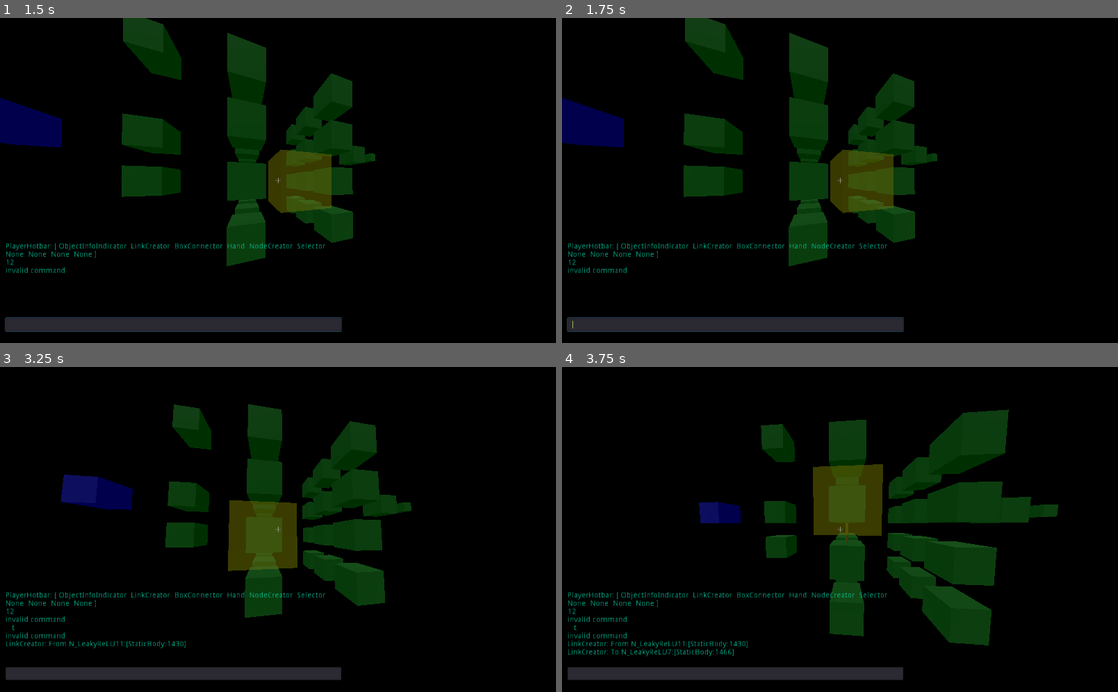
Above: before the commit, frames 1-4 (two rows, left to right).
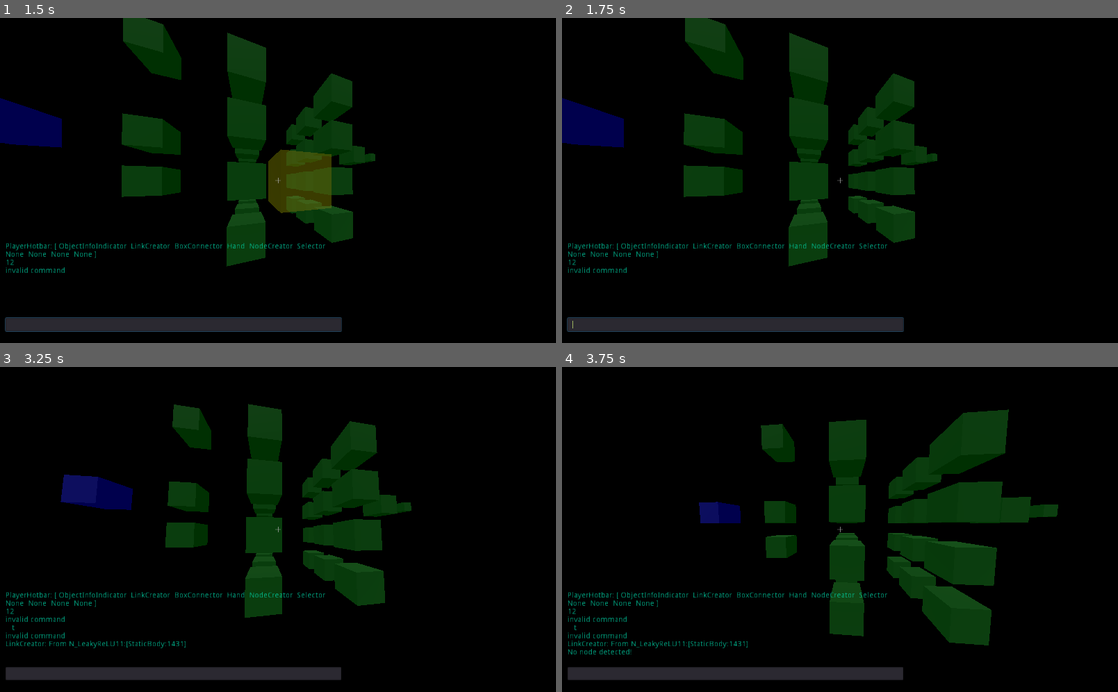
Above: after the commit, the same moments.

Repository: cozyBrain/NeuralNetworkBuilder
Game: Godot game, scene res://Session.tscn
The game is run twice, just before and just after one commit, with the same random seed, the same clock (stepped at 60 frames per second) and the same inputs.
Inputs (mouse positions are in pixels of both pictures, inside the frame that each line leads up to):
- Up to frame 1 (1.5 s): click (172, 323) at 0.52 s; type "12" at 0.6 s; tap Enter at 1.25 s; move the mouse to (305, 180) at 1.27 s; hold Up (ui_up) from 1.28 s (still down); tap T (KEY_T) at 1.35 s; click (305, 180) at 1.42 s
- Up to frame 2 (1.75 s): keep holding Up (ui_up); tap Space at 1.52 s; tap Tab (KEY_TAB) at 1.55 s
- Up to frame 3 (3.25 s): keep holding Up (ui_up); tap Space at 2, 2.27 s; move the mouse to (250, 529) at 2.02 s; tap Tab (KEY_TAB) at 2.1, 3.05 s; click (250, 529) at 2.17 s; tap T (KEY_T) at 2.3 s; tap Enter at 2.75 s; move the mouse to (289, 523) at 2.77 s; tap C (KEY_C) at 2.85 s; click (289, 523) at 2.92 s
- Up to frame 4 (3.75 s): keep holding Up (ui_up); tap Space at 3.5 s; move the mouse to (834, 536) at 3.52 s; tap F (KEY_F) at 3.6 s; click (834, 536) at 3.67 s

Frame 1 is identical in both runs. In frame 2, 2.0% of the frame differs, in the area x 48-60%, y 40-61%; in frame 3, 2.6%; in frame 4, 2.9%, in the area x 1-58%, y 29-90%.

Commit message:
KEY_TAB to change pointer mode[pointer, rayCast] Able to change pointer distance by scrolling when in pointer mode.

Diff:
--- a/Global/Global.gd
+++ b/Global/Global.gd
@@ -4,12 +4,12 @@
 extends Node
 enum ID {
 	None, Player,
-	OII, LC, BC, H, NC, S,
+	OII, LC, BC, H, NC, S, P,
 	N_LeakyReLU, L_Synapse, N_NetworkController, N_Input, N_Tanh, N_Goal,
 }
 const IDtoString = [
 	"None", "Player",
-	"ObjectInfoIndicator", "LinkCreator", "BoxConnector", "Hand", "NodeCreator", "Selector",
+	"ObjectInfoIndicator", "LinkCreator", "BoxConnector", "Hand", "NodeCreator", "Selector", "Pointer",
 	"N_LeakyReLU", "L_Synapse", "N_NetworkController", "N_Input", "N_Tanh", "N_Goal",
 ]
 const dx = 0.001
--- a/Player/Player.gd
+++ b/Player/Player.gd
@@ -7,7 +7,6 @@
 var flyAccel = 40
 var velocity = Vector3()
 var detectedObject
-var session_path = G.default_session_path
 var ID : int = G.ID.Player
 var aim : Basis
 var Tool
@@ -32,7 +31,7 @@
 		playerHotbarIndication += str(" "+G.IDtoString[item]+" ")
 	playerHotbarIndication += "]"
 	console.println(playerHotbarIndication)
-	pointer.activate(translation, aim)
+	pointer.activatePointer(translation, aim)
 
 func _process(delta):
 	#detectedObject = $Yaxis/Camera/RayCast.get_collider()
@@ -57,12 +56,10 @@
 		return
 
 	if Input.is_action_just_pressed("KEY_ESC"):
-		var session = get_node(session_path)
-		if session.has_method("close"):
-			session.close()
+		if G.default_session.has_method("close"):
+			G.default_session.close()
 		else:
 			print("session doesn't have close method")
-
 	if Input.is_action_just_pressed("KEY_F"):
 		if Tool != null:
 			match hotbar[hotbarSelection]:
@@ -108,6 +105,8 @@
 		print("Engine.time_scale: ", Engine.time_scale)
 
 func _physics_process(delta):
+	if Input.is_action_just_pressed("KEY_TAB"):
+		pointer.switchMode(translation, aim)
 	detectedObject = pointer.update(translation, aim, delta)
 
 	if Tool != null:
@@ -193,19 +192,9 @@
 								prevTool.deactivate()
 						Tool = get_node_or_null("Tools/"+G.IDtoString[hotbar[prevHotbarSelection]])
 						if Tool != null:
-							if Tool.has_method("activate"):
-								match hotbar[hotbarSelection]:
-									G.ID.NC:
-										Tool.activate(translation, aim)
-										ToolHotbar = Tool.get("hotbar")
-										if ToolHotbar != null:
-											print("ToolHotbar: ", ToolHotbar)
-											# display on ui
-									G.ID.S:
-										Tool.activate(translation, aim)
-										ToolHotbar = Tool.get("hotbar")
-										if ToolHotbar != null:
-											print("ToolHotbar: ", ToolHotbar)
+							ToolHotbar = Tool.get("hotbar")
+							if ToolHotbar != null:
+								print("ToolHotbar: ", ToolHotbar)
 
 					else:  # when you select selected one again
 						if ToolHotbar != null:  # does the tool has hotbar?
@@ -214,13 +203,21 @@
 
 	elif event is InputEventMouseButton:
 		if event.is_pressed():
+			if event.button_index == BUTTON_WHEEL_UP:
+				pointer.setDistance(pointer.distance + 0.5)
+				return
+			elif event.button_index == BUTTON_WHEEL_DOWN:
+				pointer.setDistance(pointer.distance - 0.5)
+				return
+
 			if Tool != null:
 				match hotbar[hotbarSelection]:
 					G.ID.OII:
-						if detectedObject != null:
-							console.processCommand(str("Tool ", G.IDtoString[G.ID.OII], " ", str(detectedObject.get_instance_id())))
-						else:
-							console.println("No node detected!")
+						if event.button_index == BUTTON_LEFT:
+							if detectedObject != null:
+								console.processCommand(str("Tool ", G.IDtoString[G.ID.OII], " ", str(detectedObject.get_instance_id())))
+							else:
+								console.println("No node detected!")
 					G.ID.LC:
 						if detectedObject != null:
 							console.processCommand(str("Tool ", G.IDtoString[G.ID.LC], " ", str(detectedObject.translation)))
@@ -259,10 +256,7 @@
 									_:
 										print(Tool.name, ": no interaction with ", G.IDtoString[id])
 					G.ID.NC:
-						if event.button_index == BUTTON_WHEEL_UP:
-							Tool.distance += 0.5
-						elif event.button_index == BUTTON_WHEEL_DOWN:
-							Tool.distance -= 0.5
+						pass
 					G.ID.S:
 						if event.button_index == BUTTON_LEFT:
 							console.processCommand(str("Tool ", G.IDtoString[G.ID.S], " -s hotbarSelection pointerPosition"))
@@ -272,7 +266,7 @@
 					_:
 						print("The tool couldn't be recognized")
 			else:
-				print("The tool couldn't be found. maybe programmer missed something.")
+				print("5302020CL279")
 
 func _on_Input_text_entered(text):
 	typingMode = false
--- a/Player/Tools/NodeCreator.gd
+++ b/Player/Tools/NodeCreator.gd
@@ -3,59 +3,21 @@
 
 const ID : int = G.ID.NC
 
-export (NodePath) var session_path = G.default_session_path
-export (String) var pointerResource = "res://Nodes/N_OverlappingBodyDetectorNode/N_OverlappingBodyDetectorNode.tscn"
-var pointer
-var pointerPosition : Vector3
-var prevPointerPosition : Vector3
-
-var distance : float = 2
+onready var pointer = get_node("../Pointer")
 
 var hotbar : Array = [G.ID.N_LeakyReLU, G.ID.N_Input, G.ID.N_Goal, G.ID.N_Tanh, G.ID.N_NetworkController]
 var hotbarSelection : int
 
 func create():
-#	if len(pointPositionIndicator.get_overlapping_bodies()) == 0:
-#		var body = load("res://Nodes/" + G.IDtoString[hotbar[hotbarSelection]] + "/" + G.IDtoString[hotbar[hotbarSelection]] + ".tscn").instance()
-#		body.translation = pointPosition
-#		G.default_session.add_child(body)
-#		print("create ", body)
-	var obj = G.default_session.getNode(pointerPosition)
+	var obj = G.default_session.getNode(pointer.pointerPosition)
 	if obj == null:
 		var body = load("res://Nodes/" + G.IDtoString[hotbar[hotbarSelection]] + "/" + G.IDtoString[hotbar[hotbarSelection]] + ".tscn").instance()
-		body.translation = pointerPosition
+		body.translation = pointer.pointerPosition
 		G.default_session.addNode(body)
 		print("create ", body)
 
 func erase():
-#	for body in pointPositionIndicator.get_overlapping_bodies():
-#		if body.Type == G.ID.N_Synapse:
-#			continue
-#		print("delete ", body)
-#		body.queue_free()
-	var obj = G.default_session.getNode(pointerPosition)
+	var obj = G.default_session.getNode(pointer.pointerPosition)
 	if obj != null:
 		G.default_session.eraseNode(obj)
 		print("erase ", obj)
-
-func update(translation : Vector3, aim : Basis, delta : float):
-	pointerPosition = translation
-	pointerPosition -= aim.z * distance
-
-	pointerPosition = pointerPosition.round()
-	if prevPointerPosition != pointerPosition:
-		prevPointerPosition = pointerPosition
-		pointer.translation = pointerPosition
-
-
-func activate(translation, aim : Basis):
-	var pointerPosition = translation
-	pointerPosition -= aim.z*distance
-	pointerPosition = pointerPosition.round()
-	pointer = load("res://Nodes/N_OverlappingBodyDetectorNode/N_OverlappingBodyDetectorNode.tscn").instance()
-	pointer.translation = pointerPosition
-	prevPointerPosition = pointer.translation
-	add_child(pointer)
-
-func deactivate():
-	pointer.queue_free()
--- a/Player/Tools/Pointer.gd
+++ b/Player/Tools/Pointer.gd
@@ -1,19 +1,39 @@
 extends Node
 class_name Pointer
 
-#const ID : int = G.ID.NC
+const ID : int = G.ID.P
 
 export (String) var pointerResource = "res://Nodes/N_OverlappingBodyDetectorNode/N_OverlappingBodyDetectorNode.tscn"
+onready var rayCast = get_parent().get_parent().get_node("Yaxis/Camera/RayCast")
+var rayCastDetectedObject : Object
 var pointer
-var pointerPosition : Vector3
 var prevPointerPosition : Vector3
-
+var pointerPosition : Vector3 setget ,getPointerPosition
+var distance : float = 2 setget setDistance
 enum mode {
 	pointer, rayCast,
 }
 var selectedMode : int = mode.pointer
 
-var distance : float = 2
+func getPointerPosition():
+	if selectedMode == mode.pointer:
+		return pointerPosition
+	else:
+		if rayCastDetectedObject != null:
+			return rayCastDetectedObject.translation
+		else:
+			return null
+func setDistance(dist):
+	if selectedMode == mode.pointer:
+		distance = dist
+
+func switchMode(translation, aim : Basis):
+	if selectedMode == mode.pointer:
+		selectedMode = mode.rayCast
+		deactivatePointer()
+	else:
+		selectedMode = mode.pointer
+		activatePointer(translation, aim)
 
 func update(translation : Vector3, aim : Basis, delta : float):
 	if selectedMode == mode.pointer:
@@ -26,12 +46,11 @@
 			pointer.translation = pointerPosition
 		return G.default_session.getNode(pointerPosition)
 	else:
-		return get_parent().get_parent().get_node("Yaxis/Camera/RayCast").get_collider()
-
+		rayCastDetectedObject = rayCast.get_collider()
+		return rayCastDetectedObject
 	return null
 
-
-func activate(translation, aim : Basis):
+func activatePointer(translation, aim : Basis):
 	var pointerPosition = translation
 	pointerPosition -= aim.z*distance
 	pointerPosition = pointerPosition.round()
@@ -40,5 +59,5 @@
 	prevPointerPosition = pointer.translation
 	add_child(pointer)
 
-func deactivate():
+func deactivatePointer():
 	pointer.queue_free()
--- a/Player/Tools/Selector.gd
+++ b/Player/Tools/Selector.gd
@@ -3,9 +3,7 @@
 const ID : int = G.ID.S
 
 export (String) var pointerResource = "res://Nodes/N_OverlappingBodyDetectorNode/N_OverlappingBodyDetectorNode.tscn"
-var pointer
-var pointerPosition : Vector3
-var prevPointerPosition : Vector3
+onready var pointer = get_node("../Pointer")
 
 var distance : float = 2
 
@@ -115,7 +113,7 @@
 						if shapeTypeArgOffset+shapeArgumentIndex-1 > shape[0]-1:
 							break
 						if shapeArguments[shapeArgumentIndex].to_lower() == "pointerposition":
-							shapeArguments[shapeArgumentIndex] = str(pointerPosition).replace(" ", "")
+							shapeArguments[shapeArgumentIndex] = str(pointer.getPointerPosition()).replace(" ", "")
 						match shape[1][shapeTypeArgOffset+shapeArgumentIndex-1]:
 							TYPE_VECTOR3:
 								if not G.isValidVector3(shapeArguments[shapeArgumentIndex]):
@@ -158,28 +156,6 @@
 		return null
 	return output
 
-func update(translation : Vector3, aim : Basis, delta : float):
-	pointerPosition = translation
-	pointerPosition -= aim.z * distance
-
-	pointerPosition = pointerPosition.round()
-	if prevPointerPosition != pointerPosition:
-		prevPointerPosition = pointerPosition
-		pointer.translation = pointerPosition
-
-
-func activate(translation, aim : Basis):
-	var pointerPosition = translation
-	pointerPosition -= aim.z*distance
-	pointerPosition = pointerPosition.round()
-	pointer = load(pointerResource).instance()
-	pointer.translation = pointerPosition
-	prevPointerPosition = pointer.translation
-	add_child(pointer)
-
-func deactivate():
-	pointer.queue_free()
-
 func addSelection(selection : String):
 	selectionGroups[groupSelection][0] = selectionGroups.get(groupSelection, "")[0] + selection
 	# parse selection to add to for indication
